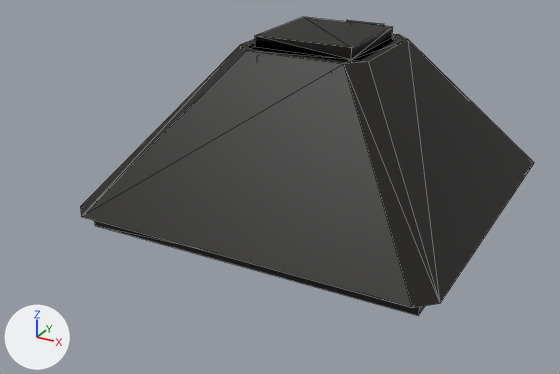
An edit to the OBJ model 3D data/model obj/main_room_dungeon.obj, drawn before and after from the same camera.
Both versions are drawn from a 50 mm camera at (193.0, -426.0, 194.0) aimed at (-9.0, -60.0, 10.0). The lights are fixed; the arrows at lower left show +X, +Y and +Z. Mesh edges are drawn as thin lines. Where no turn or scale is listed for an object, it has been applied to the vertices.

The scene before the commit, as lines of its bpy script (objects in view):
```python
me_room_plane_002 = bpy.data.meshes.new('Room_Plane.002')
me_room_plane_002.from_pydata(...)  # 59 vertices, 106 faces; spans x -111.0..109.0, y -128.0..92.0, z -11.0..95.0
# faces by material slot: [75, 31]
me_room_plane_002.materials.append(mat_aliendarkmetal)  # black #0b0702
me_room_plane_002.materials.append(mat_aliendarkbluemetal)  # dark cyan #28706e
# before: 6 (-101.0, -118.0, -1.0), 7 (99.0, -118.0, -1.0), 12 (-31.0, -48.0, 89.0) at pixel (255, 46), 13 (29.0, -48.0, 89.0) at pixel (351, 59), 18 (-101.0, -128.0, -1.0) at pixel (81, 216)
# before: 19 (99.0, -128.0, -1.0) at pixel (412, 307), 28 (-31.0, -58.0, 89.0) at pixel (246, 50), 29 (29.0, -58.0, 89.0) at pixel (343, 63)
ob_room_plane_002 = bpy.data.objects.new('Room_Plane.002', me_room_plane_002)
ob_room_plane_002.location = (0.0, 0.0, 0.0)
```
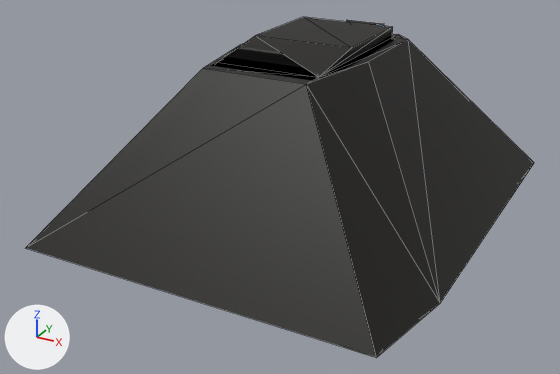
The edits, one by one:
me_room_plane_002 has 59 vertices, 106 faces and spans x -111.0..109.0, y -128.0..92.0, z -11.0..95.0.
me_room_plane_002 is used by ob_room_plane_002; location (0.0, 0.0, 0.0).
Part 1, on me_room_plane_002:
Vertices 18, 19, 28, 29 of me_room_plane_002 move by (0.0, -43.0, 0.0).
Vertices 6, 7, 12, 13 of me_room_plane_002 move by (0.0, -40.0, 0.0).

What differs and where, as boxes (x1, y1, x2, y2) in the pictures (560 x 374 px; the box of a moved part takes in the faces that stretch with it):
'Room_Plane.002', reshaped (12% wider, 14% taller)
    before: (80, 17, 534, 316)
    after: (26, 17, 534, 357)
part 1 of me_room_plane_002, moved or reshaped
    before: (80, 31, 440, 316)
    after: (26, 31, 440, 357)
